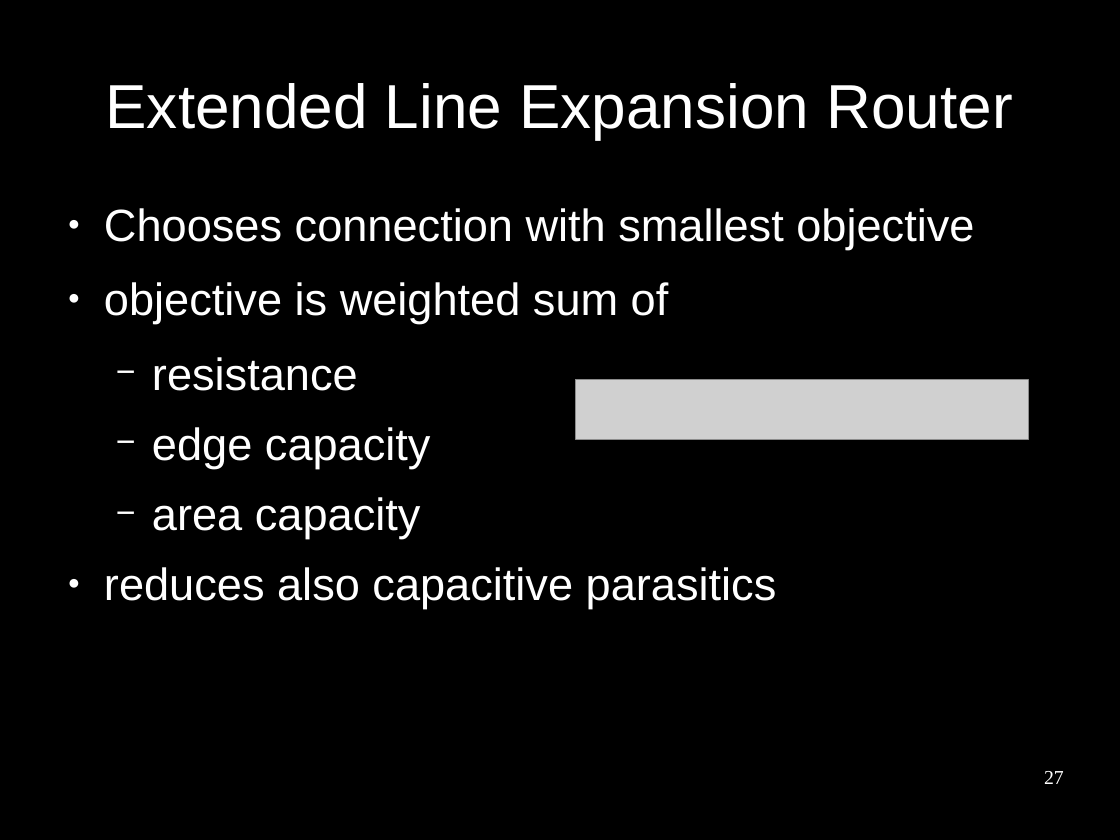
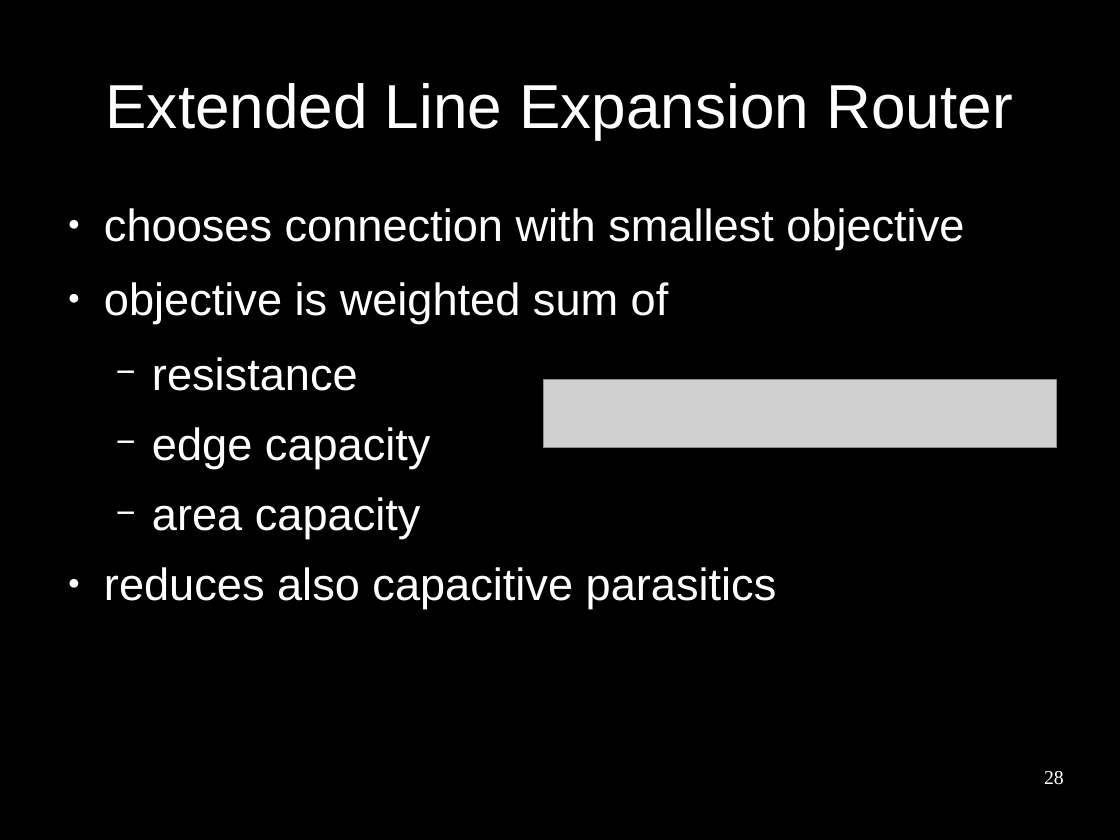
Before and after one commit to benediktibk/bachelorthesis, a slide deck: slide 28 of presentation.odp (slide 27 before the commit). Drawn at 1120x840 pixels with LibreOffice and Linux fonts; fonts in the diff are those of the drawing; grey boxes stand for pictures; background and template pictures are left out. Boxes give left, top, right and bottom in pixels: in the first picture for what was removed or moved away, otherwise in the second. Text is boxed around its words. In the diff, an @@ line names an element or a change of style, - is before the commit and + after.

```diff
--- a/presentation.odp
+++ b/presentation.odp
@@ text at (104, 208, 964, 250): text changed @@
-● Chooses connection with smallest objective
+● chooses connection with smallest objective
@@ picture: place and size @@
-picture at (576, 380, 1029, 440)
+picture at (544, 380, 1057, 448)
@@ page number at (1044, 771, 1064, 785): text changed @@
-27
+28
```
Also in this commit, not shown: 21 other slides changed, 2 slides added.
